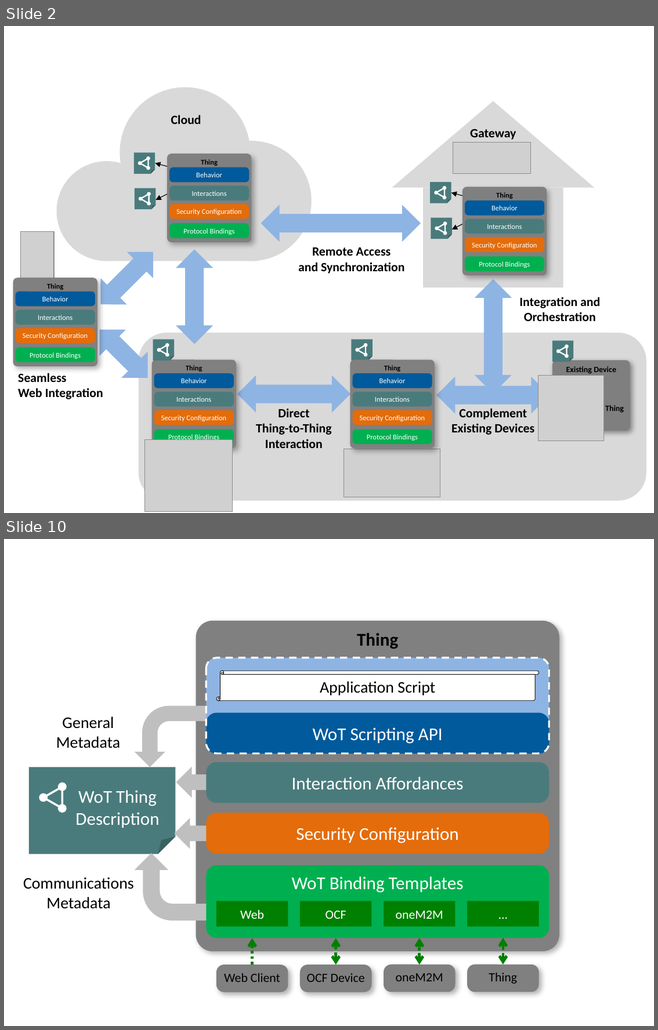
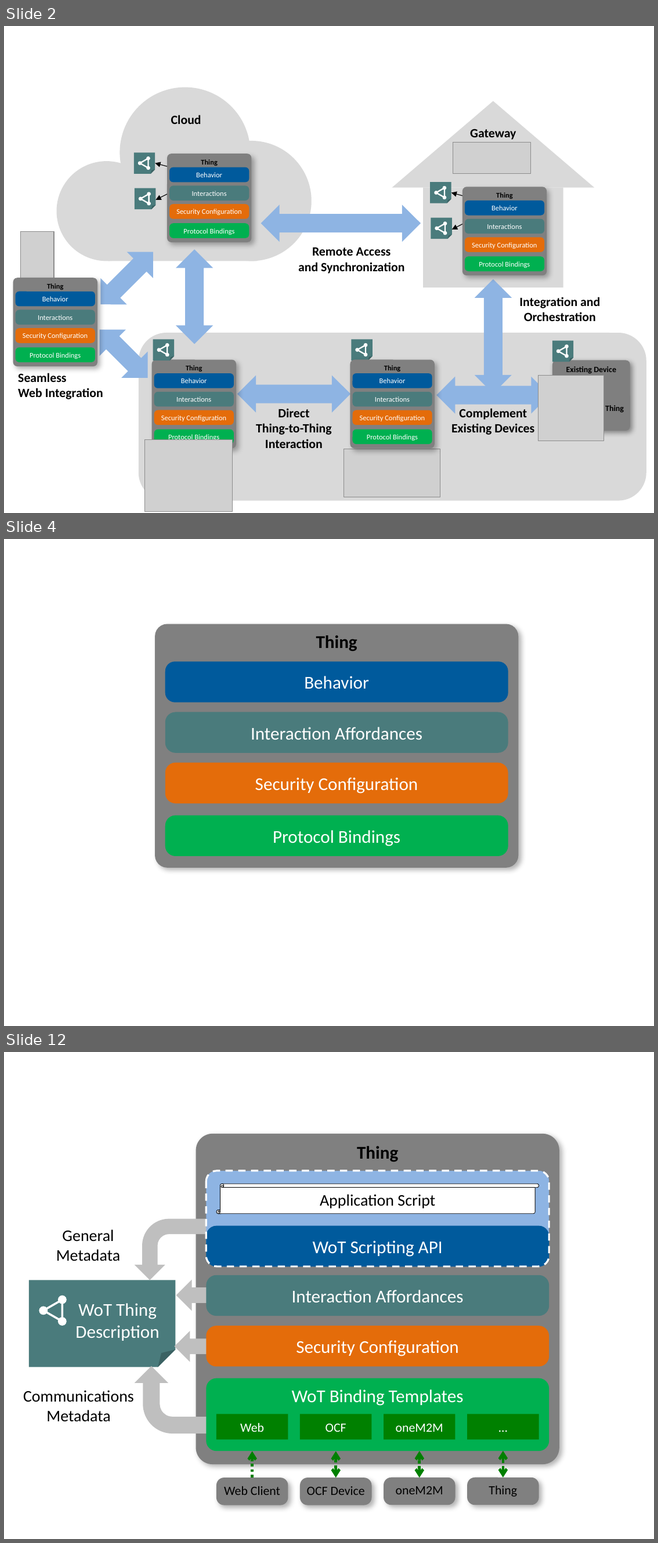
Before and after one commit to w3c/wot-architecture, a slide deck: images/wot-architecture-figures-new2.pptx. Shown one above the other, each under a label of ours: slides 2 and 10 before the commit, slides 2, 4 and 12 after it; the slides between them are not shown. The pictures are 658x1030 and 658x1543 pixels, drawn with LibreOffice and Linux fonts; fonts in the diff are those of the drawing; grey boxes stand for pictures. Boxes give left, top, right and bottom in pixels: in the first picture for what was removed or moved away, otherwise in the second. Text is boxed around its words. In the diff, an @@ line names an element or a change of style, - is before the commit and + after.

```diff
--- a/images/wot-architecture-figures-new2.pptx
+++ b/images/wot-architecture-figures-new2.pptx
@@ slide 4 added at [4, 539, 654, 1026], background #FFFFFF @@
@@ rounded rectangle added at [155, 624, 518, 868], fill #808080, 20 pt, text #000000, bold @@
+Thing
@@ rounded rectangle added at [165, 662, 508, 703], fill #005A9C, 20 pt, text #FFFFFF @@
+Behavior
@@ rounded rectangle added at [165, 712, 508, 754], fill #4A7B7C, 20 pt, text #FFFFFF @@
+Interaction Affordances
@@ rounded rectangle added at [165, 762, 508, 803], fill #E46C0A, 20 pt, text #FFFFFF @@
+Security Configuration
@@ rounded rectangle added at [165, 816, 508, 857], fill #00B050, 20 pt, text #FFFFFF @@
+Protocol Bindings
@@ what was slide 10 is now slide 12 @@
```
Also in this commit, not shown: 7 slides changed, 1 other slide added.
